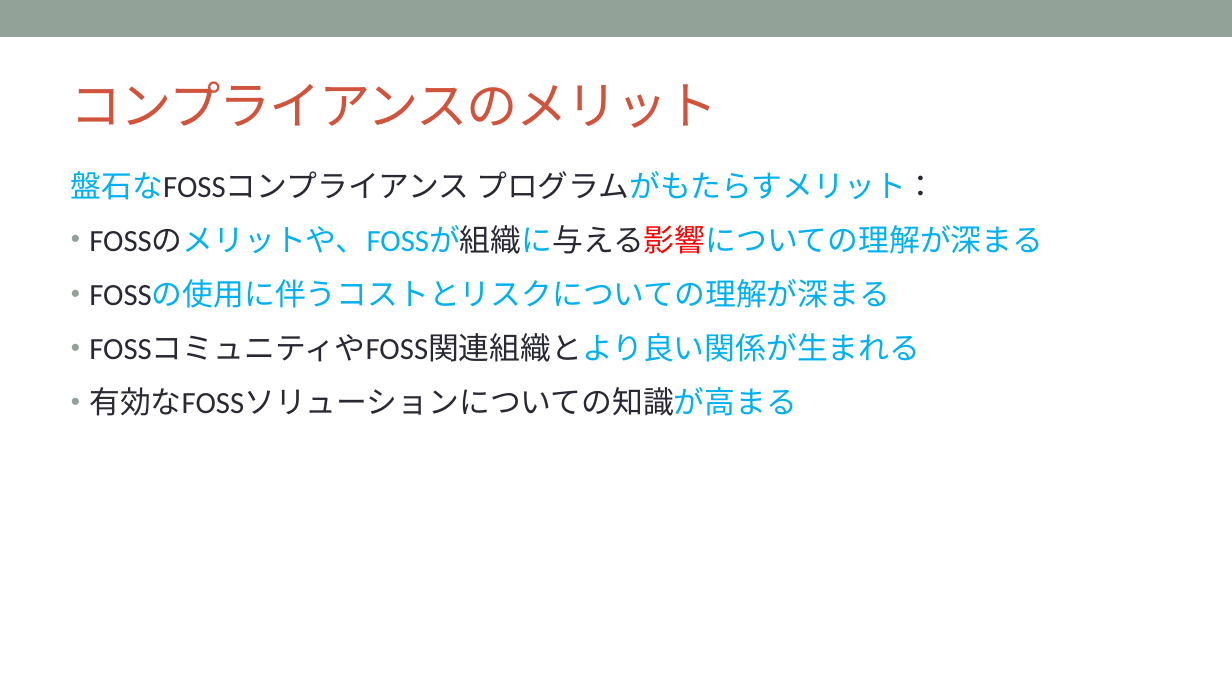
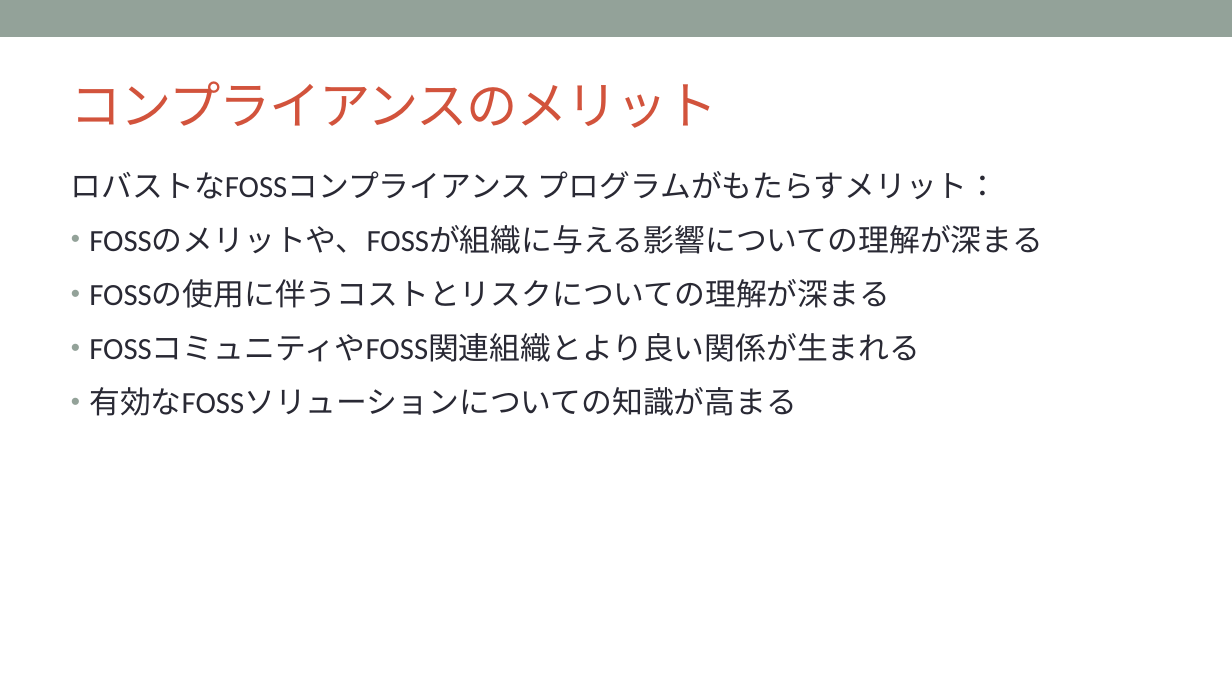
Before and after one commit to OpenChain-Project/Curriculum-Translation-JP, a slide deck: slide 31 of RC/openchain-curriculum-release-2-jp_rc1.0.pptx. Drawn at 1232x693 pixels with LibreOffice and Linux fonts; fonts in the diff are those of the drawing; background and template pictures are left out. Boxes give left, top, right and bottom in pixels: in the first picture for what was removed or moved away, otherwise in the second. Text is boxed around its words. In the diff, an @@ line names an element or a change of style, - is before the commit and + after.

```diff
--- a/RC/openchain-curriculum-release-2-jp_rc1.0.pptx
+++ b/RC/openchain-curriculum-release-2-jp_rc1.0.pptx
@@ text at (71, 171, 998, 199): text changed @@
-盤石なFOSSコンプライアンス プログラムがもたらすメリット：
+ロバストなFOSSコンプライアンス プログラムがもたらすメリット：
@@ text at (89, 225, 1043, 416): text colour #00B0F0 to #292934 in "FOSSのメリットや、FOSSが組織に与える影響についての理解が深まる", "FOSSの使用に伴うコストとリスクについての理解が深まる", "FOSSコミュニティやFOSS関連組織とより良い関係が生まれる", "有効なFOSSソリューションについての知識が高まる"; text colour #FF0000 to #292934 in "FOSSのメリットや、FOSSが組織に与える影響についての理解が深まる" @@
```
Also in this commit, not shown: 21 other slides changed.
